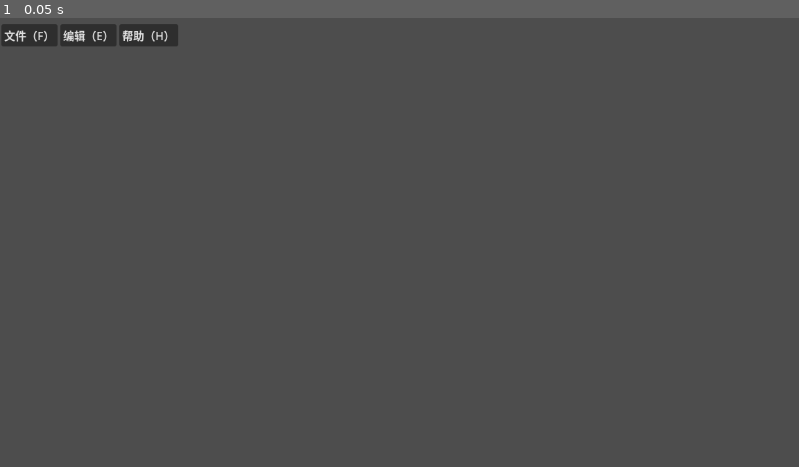
Above: before the commit, frame 1.
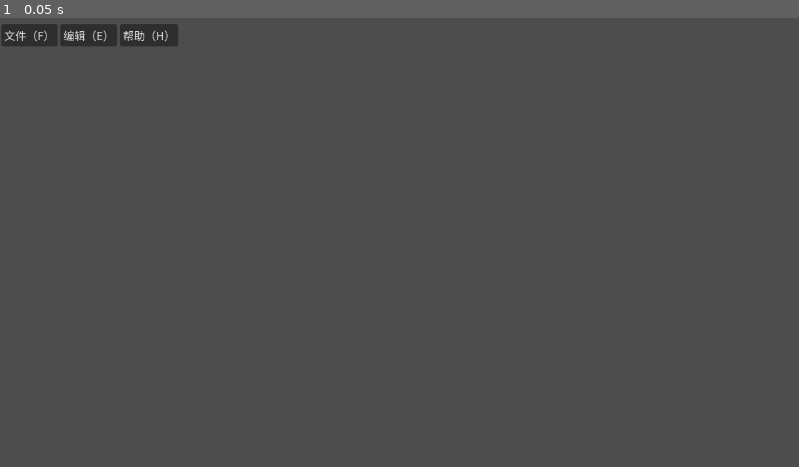
Above: after the commit, the same moment.

Repository: Yinguiqi/LifeLibrary
Game: Godot game, scene res://scenes/main.tscn
Two runs of this game, one before a commit and one after it. Both use one fixed random seed, a clock stepped at 60 frames per second and the inputs below. The engine's default icon, where the game draws it, is replaced by a stand-in: a white triangle on a blue panel in a dark square.
Inputs:
- Up to frame 1 (0.05 s): no input

The runs differ from the first frame. In frame 1, 0.2% of the frame differs, in the area x 0-22%, y 1-6%.

Commit message:
加了思源字体，这个版本不能使用

Diff:
--- /dev/null
+++ b/assets/custom_theme.tres
@@ -0,0 +1,4 @@
+[gd_resource type="Theme" format=3 uid="uid://bq4isskuoda8q"]
+
+[resource]
+Button/colors/font_color = Color(0.43137255, 0.28627452, 0.4509804, 1)
--- a/main.gd
+++ b/main.gd
@@ -4,7 +4,6 @@
 @onready var BookScene := preload("res://scenes/book.tscn")
 const CONFIG_PATH := "user://config.ini"
 const JSON_PATH = "user://books_data.json"
-@onready var find_book: LineEdit = $FindBookInput
 
 var is_dragging := false
 var last_mouse_x := 0.0
--- a/project.godot
+++ b/project.godot
@@ -19,3 +19,7 @@
 
 BookData="*res://book_data.gd"
 LibraryManager="*res://LibraryManager.gd"
+
+[gui]
+
+theme/custom_font="uid://dl5yxrnx0y6ui"
--- /dev/null
+++ b/scenes/add_book_window.gd
@@ -0,0 +1,11 @@
+extends Window
+
+@onready var name_input: LineEdit = %NameInput
+@onready var author_input: LineEdit = %AuthorInput
+@onready var text_edit: TextEdit = $PanelContainer/MarginContainer/VBoxContainer/GridContainer/TextEdit
+@onready var desc_input: LineEdit = %DescInput
+@onready var book_path_input: LineEdit = %BookPathInput
+@onready var cover_path_input: LineEdit = %CoverPathInput
+
+func _ready() -> void:
+	pass # Replace with function body.
--- /dev/null
+++ b/scenes/add_book_window.tscn
@@ -0,0 +1,137 @@
+[gd_scene load_steps=3 format=3 uid="uid://citfdnu3wmdyb"]
+
+[ext_resource type="Script" uid="uid://cwv1lrnippq04" path="res://scenes/add_book_window.gd" id="1_vbyy2"]
+
+[sub_resource type="StyleBoxFlat" id="StyleBoxFlat_vbyy2"]
+bg_color = Color(0.9098039, 0.8862745, 0.8392157, 1)
+corner_radius_top_left = 15
+corner_radius_top_right = 15
+corner_radius_bottom_right = 15
+corner_radius_bottom_left = 15
+shadow_size = 10
+
+[node name="AddBookWindow" type="Window"]
+oversampling_override = 1.0
+title = "添加书籍"
+position = Vector2i(0, 36)
+size = Vector2i(300, 512)
+script = ExtResource("1_vbyy2")
+
+[node name="PanelContainer" type="PanelContainer" parent="."]
+offset_right = 300.0
+offset_bottom = 512.0
+theme_override_styles/panel = SubResource("StyleBoxFlat_vbyy2")
+
+[node name="MarginContainer" type="MarginContainer" parent="PanelContainer"]
+layout_mode = 2
+theme_override_constants/margin_left = 20
+theme_override_constants/margin_top = 20
+theme_override_constants/margin_right = 20
+theme_override_constants/margin_bottom = 20
+
+[node name="VBoxContainer" type="VBoxContainer" parent="PanelContainer/MarginContainer"]
+layout_mode = 2
+
+[node name="GridContainer" type="GridContainer" parent="PanelContainer/MarginContainer/VBoxContainer"]
+layout_mode = 2
+
+[node name="书籍名称" type="Label" parent="PanelContainer/MarginContainer/VBoxContainer/GridContainer"]
+layout_mode = 2
+theme_override_colors/font_color = Color(0, 0, 0, 1)
+text = "书籍名称："
+
+[node name="NameInput" type="LineEdit" parent="PanelContainer/MarginContainer/VBoxContainer/GridContainer"]
+unique_name_in_owner = true
+custom_minimum_size = Vector2(200, 0)
+layout_mode = 2
+
+[node name="作者名称" type="Label" parent="PanelContainer/MarginContainer/VBoxContainer/GridContainer"]
+layout_mode = 2
+theme_override_colors/font_color = Color(0, 0, 0, 1)
+text = "作者名称："
+
+[node name="AuthorInput" type="LineEdit" parent="PanelContainer/MarginContainer/VBoxContainer/GridContainer"]
+unique_name_in_owner = true
+layout_mode = 2
+
+[node name="书籍简介" type="Label" parent="PanelContainer/MarginContainer/VBoxContainer/GridContainer"]
+layout_mode = 2
+theme_override_colors/font_color = Color(0, 0, 0, 1)
+text = "书籍简介："
+
+[node name="TextEdit" type="TextEdit" parent="PanelContainer/MarginContainer/VBoxContainer/GridContainer"]
+custom_minimum_size = Vector2(50, 30)
+layout_mode = 2
+
+[node name="标签" type="Label" parent="PanelContainer/MarginContainer/VBoxContainer/GridContainer"]
+layout_mode = 2
+theme_override_colors/font_color = Color(0, 0, 0, 1)
+text = "标签："
+
+[node name="DescInput" type="LineEdit" parent="PanelContainer/MarginContainer/VBoxContainer/GridContainer"]
+unique_name_in_owner = true
+layout_mode = 2
+
+[node name="书籍文件（必选）" type="Label" parent="PanelContainer/MarginContainer/VBoxContainer/GridContainer"]
+layout_mode = 2
+theme_override_colors/font_color = Color(0, 0, 0, 1)
+text = "书籍文件（必选）："
+
+[node name="HBoxContainer" type="HBoxContainer" parent="PanelContainer/MarginContainer/VBoxContainer/GridContainer"]
+layout_mode = 2
+
+[node name="BookPathInput" type="LineEdit" parent="PanelContainer/MarginContainer/VBoxContainer/GridContainer/HBoxContainer"]
+unique_name_in_owner = true
+custom_minimum_size = Vector2(200, 0)
+layout_mode = 2
+
+[node name="BtnSelectBook" type="Button" parent="PanelContainer/MarginContainer/VBoxContainer/GridContainer/HBoxContainer"]
+unique_name_in_owner = true
+layout_mode = 2
+text = "浏览"
+
+[node name="书脊图片（必选）" type="Label" parent="PanelContainer/MarginContainer/VBoxContainer/GridContainer"]
+layout_mode = 2
+theme_override_colors/font_color = Color(0, 0, 0, 1)
+text = "书脊图片（必选）"
+
+[node name="HBoxContainer2" type="HBoxContainer" parent="PanelContainer/MarginContainer/VBoxContainer/GridContainer"]
+layout_mode = 2
+
+[node name="SpinePathInput" type="LineEdit" parent="PanelContainer/MarginContainer/VBoxContainer/GridContainer/HBoxContainer2"]
+unique_name_in_owner = true
+custom_minimum_size = Vector2(200, 0)
+layout_mode = 2
+
+[node name="BtnSelectSpine" type="Button" parent="PanelContainer/MarginContainer/VBoxContainer/GridContainer/HBoxContainer2"]
+unique_name_in_owner = true
+layout_mode = 2
+text = "浏览"
+
+[node name="封面图片（可选）" type="Label" parent="PanelContainer/MarginContainer/VBoxContainer/GridContainer"]
+layout_mode = 2
+theme_override_colors/font_color = Color(0, 0, 0, 1)
+text = "封面图片（可选）"
+
+[node name="HBoxContainer3" type="HBoxContainer" parent="PanelContainer/MarginContainer/VBoxContainer/GridContainer"]
+layout_mode = 2
+
+[node name="CoverPathInput" type="LineEdit" parent="PanelContainer/MarginContainer/VBoxContainer/GridContainer/HBoxContainer3"]
+unique_name_in_owner = true
+custom_minimum_size = Vector2(200, 0)
+layout_mode = 2
+
+[node name="BtnSelectCover" type="Button" parent="PanelContainer/MarginContainer/VBoxContainer/GridContainer/HBoxContainer3"]
+unique_name_in_owner = true
+layout_mode = 2
+text = "浏览"
+
+[node name="HSeparator2" type="HSeparator" parent="PanelContainer/MarginContainer/VBoxContainer"]
+layout_mode = 2
+
+[node name="BtnConfirm" type="Button" parent="PanelContainer/MarginContainer/VBoxContainer"]
+unique_name_in_owner = true
+layout_mode = 2
+text = "确认添加"
+
+[node name="FileDialog" type="FileDialog" parent="."]
--- a/scenes/book_menu_bar.gd
+++ b/scenes/book_menu_bar.gd
@@ -3,6 +3,7 @@
 
 @onready var books_container = $"../BooksContainer"
 @onready var BookScene := preload("res://scenes/book.tscn")
+@onready var AddBookWindow := preload("res://scenes/add_book_window.tscn")
 
 @onready var file_menu: PopupMenu = $MenuBar/File
 @onready var edit_menu: PopupMenu = $MenuBar/Edit
@@ -36,7 +37,9 @@
 	# 发射具体信号（方便主场景连接）
 	match id:
 		100:
-			file_new_selected()
+			var _add_book_window = AddBookWindow.instantiate()
+			get_tree().root.add_child(_add_book_window)
+			#file_new_selected()
 		110:
 			get_tree().quit()
 		201:
@@ -269,12 +272,6 @@
 	feedback_label.custom_minimum_size = Vector2(0, 24)  # 给点高度
 	vbox.add_child(feedback_label)
 
-	# === 保存所有并关闭按钮 ===
-	var save_close_btn = Button.new()
-	save_close_btn.text = "保存并返回主界面"
-	save_close_btn.custom_minimum_size = Vector2(200, 40)
-	vbox.add_child(save_close_btn)
-
 	# === 加载现有配置 ===
 	var cfg = ConfigFile.new()
 	if cfg.load("user://config.ini") == OK:
@@ -282,9 +279,11 @@
 		var saved_path = cfg.get_value("settings", "base_path", "")
 		input.text = saved_path
 
-		# 加载书籍高度，如果没有设置过，默认用673
+		# 加载书籍高度，如果没有设置过，默认用673，书籍间隔同理
 		var saved_height = cfg.get_value("settings", "book_height", 673.0)
+		var saved_spacing = cfg.get_value("settings", "book_spacing", 20.0)
 		height_input.text = str(saved_height)
+		spacing_input.text = str(saved_spacing)
 
 	# === 按钮连接 ===
 	# 保存路径按钮
@@ -361,13 +360,6 @@
 		show_feedback("书籍间隔已保存: " + str(spacing_value), Color.GREEN)
 	)
 
-	save_close_btn.pressed.connect(func():
-		# 这里可以添加所有设置的验证
-		window.hide()
-		get_tree().change_scene_to_file("res://scenes/main.tscn")
-
-	)
-
 	window.close_requested.connect(func():
 			window.hide()
 			get_tree().change_scene_to_file("res://scenes/main.tscn")
Binary file added: assets/SourceHanSansSC-Regular.ttf
Not shown, added: assets/SourceHanSansSC-Regular.ttf.import
Binary file removed: assets/少女妄想中.png
Not shown, removed: assets/少女妄想中.png.import
Not shown, added: scenes/add_book_window.gd.uid
